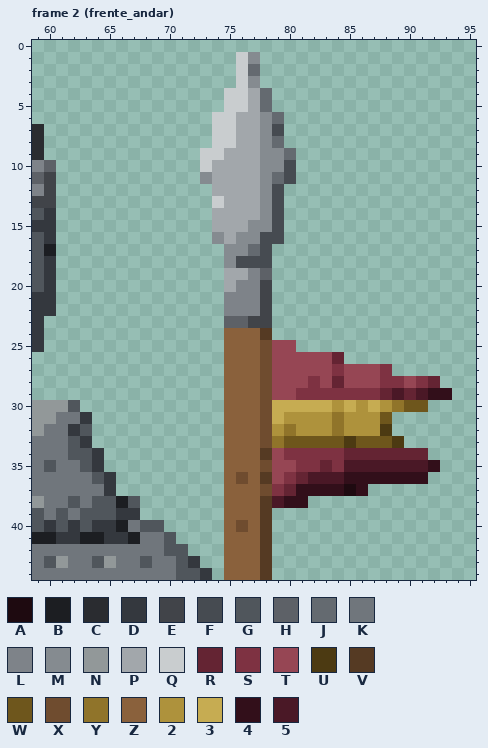
Pixel-art file, stored at netzach/art/fonte/soldado_lanca.aseprite. Above, as it was before the edit.
96x192 pixels, 15 frames. Colours within 5 levels of each other are drawn and written as one. Shown: frame 2 (frente_andar): x 59..95, y 0..44. The commit also changed other frames or places, which this record leaves out.
Palette (. is transparent): A #1e0a10  B #1c1e22  C #2a2c30  D #34383e  E #414449  F #464b51  G #50565c  H #5d6167  J #646a70  K #70767c  L #7e8389  M #858b90  N #929899  P #a2a7ab  Q #c9cdcf  R #642433  S #7e3242  T #964654  U #4c3a12  V #553a23  W #6e561c  X #6f4c2f  Y #90742a  Z #8a613c  2 #ae923c  3 #c6ac52  4 #320f1a  5 #4a1826
Pixels before, frame 2 (frente_andar), first column x 59:
 1 .................QM................
 2 .................QJ................
 3 .................QM................
 4 ................QQPJ...............
 5 ................QQPJ...............
 6 ...............QQPPMJ..............
 7 C..............QQPPMF..............
 8 C..............QQPPMJ..............
 9 C.............QQPPPMMJ.............
10 LH............QPPPPMMF.............
11 HE............MPPPPMJF.............
12 LE.............PPPPMF..............
13 EE.............QPPPMF..............
14 GD.............PPPPMF..............
15 DD.............PPPMMF..............
16 GD.............MPMMFF..............
17 GB..............MMJF...............
18 GD..............MFFF...............
19 GD..............PPLH...............
20 GD..............PLLE...............
21 DD..............LLLE...............
22 DD..............LLLE...............
23 D...............HHEE...............
24 D...............ZZZV...............
25 D...............ZZZXTT.............
26 ................ZZZXTTTTTR.........
27 ................ZZZXTTTTTSTTTS.....
28 ................ZZZXTTTSTRTTTSSTSR.
29 ................ZZZXTTSSSSSSSR5R544
30 NNNG............ZZZX3333323232YWW..
31 NNKKD...........ZZZX32222Y222W.....
32 NKKDG...........ZZZX2Y222Y222U.....
33 KKKGD...........ZZZXYWWWWWUWWWU....
34 KKKGGD..........ZZZVTSSSSSRRRRRRR..
35 KGKKGD..........ZZZXTTSSRS55555554.
36 KKKKKGD.........ZXZVTSR5554444444..
37 KKKKKKD.........ZZZXSR4444A4.......
38 NKKGKGGBG.......ZZZV544............
39 GKGKGGGDD.......ZZZV...............
40 GDGDGDDBKGG.....ZXZV...............
41 BBDDBBDDBKKG....ZZZV...............
42 KKKKKKKKKKKGG...ZZZV...............
43 KGNKKGNKKGKKGD..ZZZV...............
44 KKKKKKKKKKKKGGD.ZZZV...............
And afterwards:
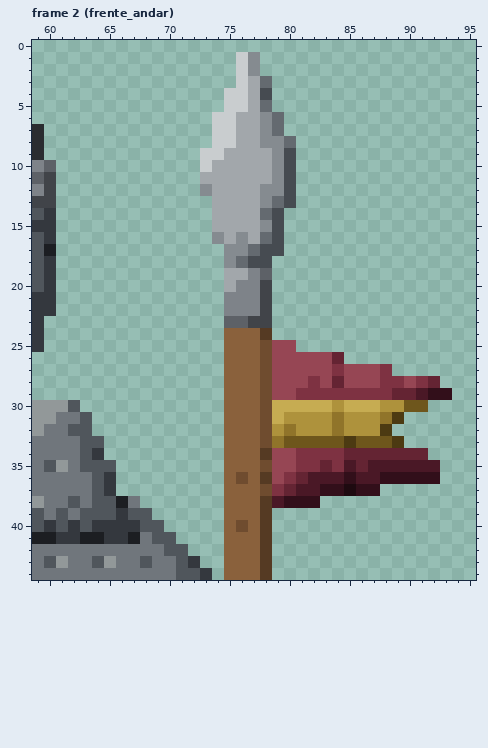
Difference:
Changed rows in their new state; - is an unchanged pixel.
Frame 2 (frente_andar):
first column x 73:
 2 ----M---
 3 ----PJ--
 4 -----F--
 7 ------J-
 8 ------MJ
 9 -----P-F
10 -----P--
11 P----PM-
12 M-----MF
13 -P----JF
14 -----J--
15 ----P---
16 ----PJ--
17 ------F-
18 ---J----
first column x 61:
29 ---------------------------SR---
30 -------------------------3--2---
31 --G------------------------YU---
32 -G------------------------------
33 -KGG----------------------------
34 -K-----------------T------------
35 N--GG--------------------R-----5
36 -------------------------55----4
37 ---G----------------55----4-----
38 ------K--------------4----------
39 ------GG------------------------
40 -----DD-------------------------
41 --------G-----------------------
Where, in picture pixels (left, top, right, bottom), the same in both pictures:
changed: (200, 64, 296, 268)
changed: (356, 388, 440, 496)
changed: (56, 412, 164, 544)
changed: (284, 448, 320, 508)
